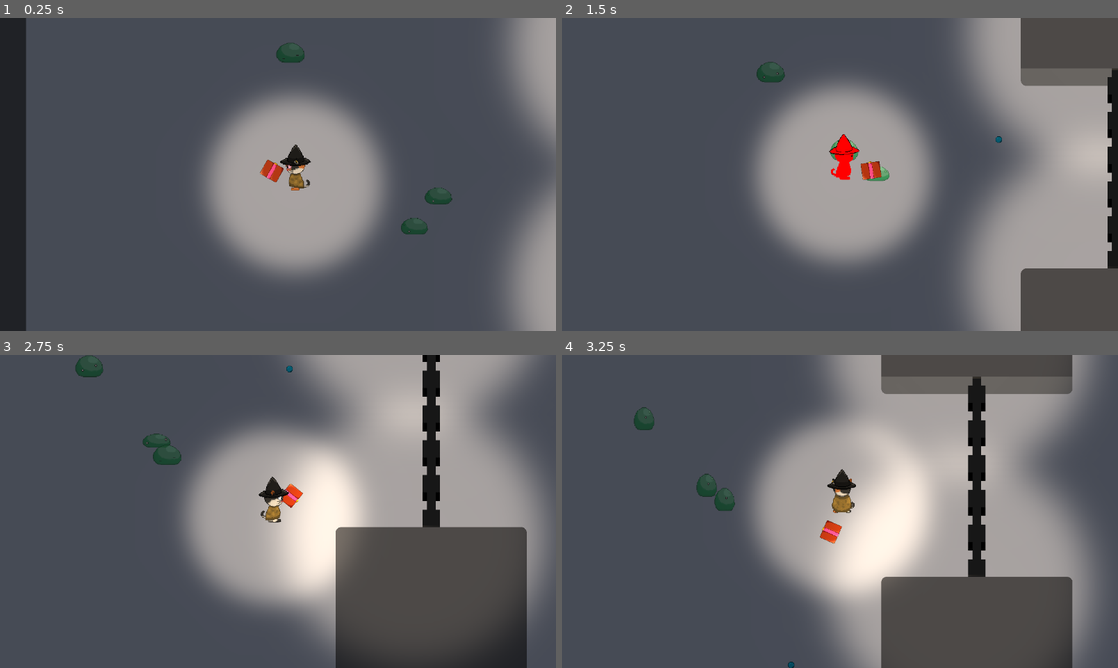
Above: before the commit, frames 1-4 (two rows, left to right).
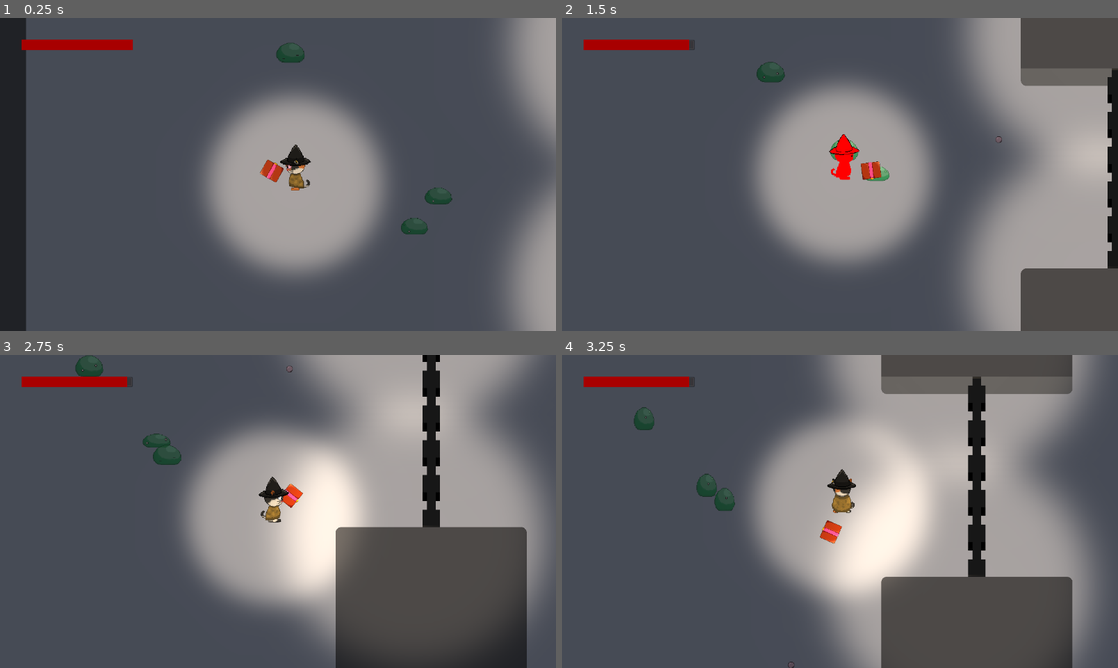
Above: after the commit, the same moments.

Repository: maroisa/paw-print
Game: Godot game, scene res://worlds/world.tscn
Two runs of this game, one before a commit and one after it. Both use one fixed random seed, a clock stepped at 60 frames per second and the inputs below.
Inputs (mouse positions are in pixels of both pictures, inside the frame that each line leads up to):
- Up to frame 1 (0.25 s): no input
- Up to frame 2 (1.5 s): move the mouse to (962, 158) at 0.52 s; hold D (p_right) 0.53-1.28 s; click (962, 158) at 0.6 s; move the mouse to (728, 190) at 1.27 s; hold S (p_down) from 1.28 s (still down); click (728, 190) at 1.35 s
- Up to frame 3 (2.75 s): move the mouse to (333, 442) at 2.02 s; release S (p_down) at 2.03 s; hold D (p_right) from 2.03 s (still down); click (333, 442) at 2.1 s
- Up to frame 4 (3.25 s): move the mouse to (812, 574) at 2.77 s; release D (p_right) at 2.78 s; hold W (p_up) from 2.78 s (still down); click (812, 574) at 2.85 s

The runs differ from the first frame. In frame 1, 0.7% of the frame differs, in the area x 3-24%, y 6-11%; in frame 2, 0.7%, in the area x 3-80%, y 6-52%; in frame 3, 0.7%; in frame 4, 0.7%.

Commit message:
add health HUD

Diff:
--- a/characters/player/player.gd
+++ b/characters/player/player.gd
@@ -16,12 +16,13 @@
 	$Camera2D.offset = lerp(get_node("Camera2D").offset, center_offset / 8, 0.1)
 	$Pivot.position = lerp(get_node("Pivot").position, center_offset.normalized() * 100, 0.25)
 
-	$BookSprite.rotation = $Pivot.position.angle() + PI / 2
+	$CanvasLayer/M/ProgressBar.value = self.health
 
 func damaged(damage: int):
 	.damaged(damage)
 
-	machine.travel("Attack")
+	machine.travel("Hit")
 
 func die():
-	.die()
+	$CollisionShape2D.set_deferred("disabled", true)
+	$PawStateMachine.travel("Die")
--- a/characters/player/player.tscn
+++ b/characters/player/player.tscn
@@ -6,7 +6,8 @@
 [ext_resource path="res://characters/player/states/normal.gd" type="Script" id=4]
 [ext_resource path="res://characters/player/states/calm.gd" type="Script" id=5]
 [ext_resource path="res://characters/player/player_book.png" type="Texture" id=6]
-[ext_resource path="res://characters/player/states/attack.gd" type="Script" id=7]
+[ext_resource path="res://characters/player/states/hit.gd" type="Script" id=7]
+[ext_resource path="res://characters/player/states/die.gd" type="Script" id=8]
 
 [sub_resource type="RectangleShape2D" id=1]
 extents = Vector2( 24, 24 )
@@ -243,11 +244,15 @@
 
 [sub_resource type="AnimationNodeStateMachinePlayback" id=12]
 
+[sub_resource type="StyleBoxFlat" id=25]
+bg_color = Color( 0.662745, 0, 0, 1 )
+
 [node name="Player" type="KinematicBody2D"]
 light_mask = 2
 z_index = 1
 collision_layer = 2
 script = ExtResource( 2 )
+health = 20
 speed = 60
 
 [node name="Sprite" type="Sprite" parent="."]
@@ -302,5 +307,33 @@
 [node name="Calm" type="Node" parent="PawStateMachine"]
 script = ExtResource( 5 )
 
-[node name="Attack" type="Node" parent="PawStateMachine"]
+[node name="Hit" type="Node" parent="PawStateMachine"]
 script = ExtResource( 7 )
+
+[node name="Die" type="Node" parent="PawStateMachine"]
+script = ExtResource( 8 )
+
+[node name="CanvasLayer" type="CanvasLayer" parent="."]
+
+[node name="M" type="MarginContainer" parent="CanvasLayer"]
+anchor_right = 1.0
+anchor_bottom = 1.0
+mouse_filter = 2
+custom_constants/margin_right = 50
+custom_constants/margin_top = 50
+custom_constants/margin_left = 50
+custom_constants/margin_bottom = 50
+
+[node name="ProgressBar" type="ProgressBar" parent="CanvasLayer/M"]
+margin_left = 50.0
+margin_top = 50.0
+margin_right = 306.0
+margin_bottom = 74.0
+rect_min_size = Vector2( 256, 24 )
+mouse_filter = 2
+size_flags_horizontal = 0
+custom_styles/fg = SubResource( 25 )
+max_value = 20.0
+step = 1.0
+value = 4.0
+percent_visible = false
--- /dev/null
+++ b/characters/player/states/die.gd
@@ -0,0 +1,7 @@
+extends PawState
+
+func enter():
+	owner.get_node("AnimationTree").active = false
+	owner.modulate.a = 0.2
+	yield(get_tree().create_timer(2), "timeout")
+	get_tree().reload_current_scene()
--- a/characters/player/states/normal.gd
+++ b/characters/player/states/normal.gd
@@ -12,6 +12,8 @@
 	tw.start()
 
 func update():
+	if owner.health <= 0: machine.travel("Die")
+
 	move_controller()
 	shoot_controller()
 
@@ -27,6 +29,7 @@
 	velocity = lerp(velocity, vector, 0.16)
 
 	owner.get_node("BookSprite").position = owner.get_node("Pivot").position
+	owner.get_node("BookSprite").rotation = owner.get_node("Pivot").position.angle() + PI / 2
 
 	player.move_and_slide(velocity * player.speed * 10)
 
--- a/characters/slime/slime.tscn
+++ b/characters/slime/slime.tscn
@@ -238,7 +238,7 @@
 collision_layer = 4
 collision_mask = 7
 script = ExtResource( 1 )
-health = 5
+health = 3
 
 [node name="Sprite" type="Sprite" parent="."]
 light_mask = 3
--- a/scenes/bullet.tscn
+++ b/scenes/bullet.tscn
@@ -43,7 +43,7 @@
 shape = SubResource( 1 )
 
 [node name="AnimatedSprite" type="AnimatedSprite" parent="."]
-self_modulate = Color( 0.0588235, 0.8, 1, 1 )
+self_modulate = Color( 1, 0.792157, 0.894118, 1 )
 scale = Vector2( 2, 2 )
 frames = SubResource( 6 )
 
--- a/worlds/world.tscn
+++ b/worlds/world.tscn
@@ -11,7 +11,6 @@
 
 [node name="Player" parent="." instance=ExtResource( 1 )]
 collision_mask = 0
-health = 20
 
 [node name="Light2D" type="Light2D" parent="Player"]
 texture = ExtResource( 6 )
Not shown: 1 places in characters/player/player.tscn that only renumber resources
Renamed: characters/player/states/attack.gd -> characters/player/states/hit.gd
